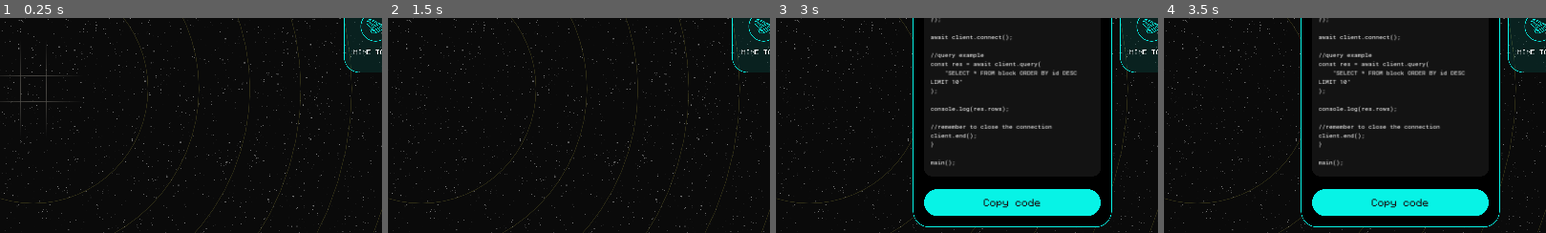
Above: before the commit, frames 1-4 (left to right).
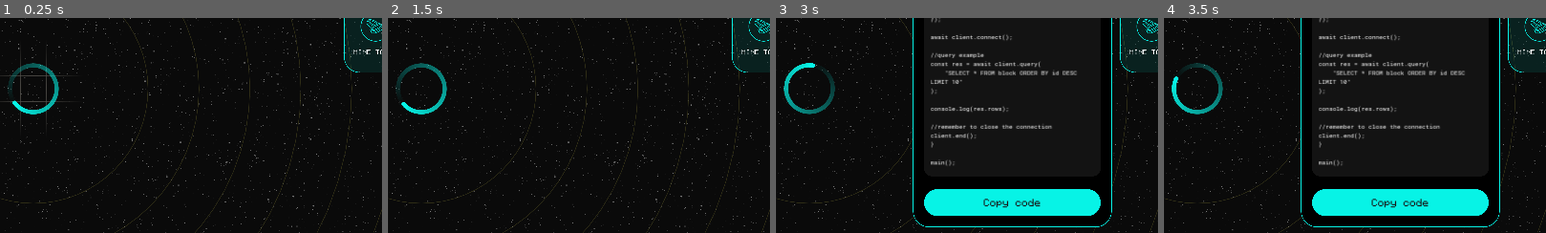
Above: after the commit, the same moments.

Repository: txpipe/asteria
Game: Godot game, scene res://scenes/main.tscn
Same seed, same stepped clock (60 frames per second), same inputs: the game is played once before the commit and once after it.
Inputs (mouse positions are % of the whole screen's width and height, from its top left):
- Up to frame 1 (0.25 s): no input
- Up to frame 2 (1.5 s): click (10, 95) at 0.5 s; click (12, 95) at 1.25 s
- Up to frame 3 (3 s): click (14, 95) at 2 s; click (95, 11) at 2.75 s
- Up to frame 4 (3.5 s): no input
The pictures show only the part of the screen within x 46-96%, y 34-84%; the shares and areas given below are measured in that part.

The runs differ from the first frame. In frame 1, 0.7% of the frame differs, in the area x 2-16%, y 20-45%; in frame 2, 0.7%; in frame 3, 0.7%; in frame 4, 0.7%.
Error before the commit: Invalid access to property or key 'data' on a base object of type 'Nil'. (res://scripts/global.gd:16)
Error after the commit: Cannot call method 'get_as_text' on a null value. (res://scripts/main.gd:47)

Commit message:
Added challenge parametrization and leaderboard real data

Diff:
--- a/godot-visualizer/scripts/main.gd
+++ b/godot-visualizer/scripts/main.gd
@@ -4,11 +4,14 @@
 
 const radius = 1000
 
-const url = "https://8000-skillful-employee-kb9ou6.us1.demeter.run/graphql"
+# Fallback api_url and shipyard_policy_id
+var api_url = "https://8000-skillful-employee-kb9ou6.us1.demeter.run/graphql"
+var shipyard_policy_id = "ecb96725c35e957f96be46bc1873cc8ae5b134f1b00f457675700511"
+
 const headers = ["Content-Type: application/json"]
 const query = """
 {
-	objectsInRadius(center: { x: 0, y: 0 }, radius: %s) {
+	objectsInRadius(center: { x: 0, y: 0 }, radius: %s, shipyardPolicyId: "%s") {
 		__typename,
 		position {
 			x,
@@ -32,7 +35,7 @@
 		}
 	}
 }
-""" % radius
+"""
 
 
 func _process(delta: float) -> void:
@@ -40,8 +43,16 @@
 
 
 func _ready():
+	if OS.is_userfs_persistent():
+		var stored_api_url = FileAccess.open("user://api_url", FileAccess.READ).get_as_text()
+		if stored_api_url.length() > 0:
+			api_url = stored_api_url
+		var stored_shipyard_policy_id = FileAccess.open("user://shipyard_policy_id", FileAccess.READ).get_as_text()
+		if stored_shipyard_policy_id.length() > 0:
+			shipyard_policy_id = stored_shipyard_policy_id
+
 	$HTTPRequest.request_completed.connect(_on_request_completed)
-	$HTTPRequest.request(url, headers, HTTPClient.METHOD_POST, JSON.stringify({ "query": query }))
+	$HTTPRequest.request(api_url, headers, HTTPClient.METHOD_POST, JSON.stringify({ "query": query % [radius, shipyard_policy_id] }))
 
 	var request_timer = Timer.new()
 	request_timer.wait_time = 20
@@ -59,7 +70,7 @@
 
 
 func _on_request_timer_timeout():
-	$HTTPRequest.request(url, headers, HTTPClient.METHOD_POST, JSON.stringify({ "query": query }))
+	$HTTPRequest.request(api_url, headers, HTTPClient.METHOD_POST, JSON.stringify({ "query": query % [radius, shipyard_policy_id] }))
 
 
 func update_tooltip_position(position: Vector2) -> void:
Not shown, removed: backend/docs/example.sql
Not shown, removed: backend/docs/table.sql
Not shown, changed: backend/src/main.rs
Not shown, changed: frontend/package-lock.json
Not shown, changed: frontend/package.json
Not shown, changed: frontend/src/components/NavBar.tsx
Not shown, changed: frontend/src/pages/_app.tsx
Not shown, changed: frontend/src/pages/index.tsx
Not shown, changed: frontend/src/pages/leaderboard/index.tsx
Not shown, added: frontend/src/stores/challenge.ts
Not shown, changed: frontend/tailwind.config.ts
